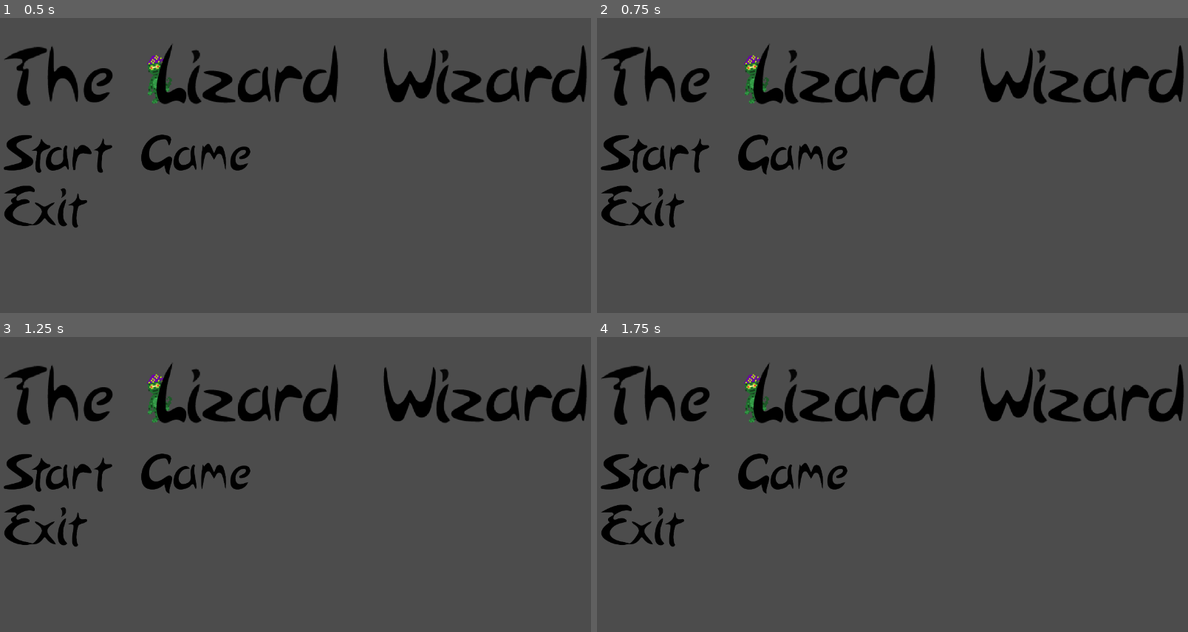
Above: before the commit, frames 1-4 (two rows, left to right).
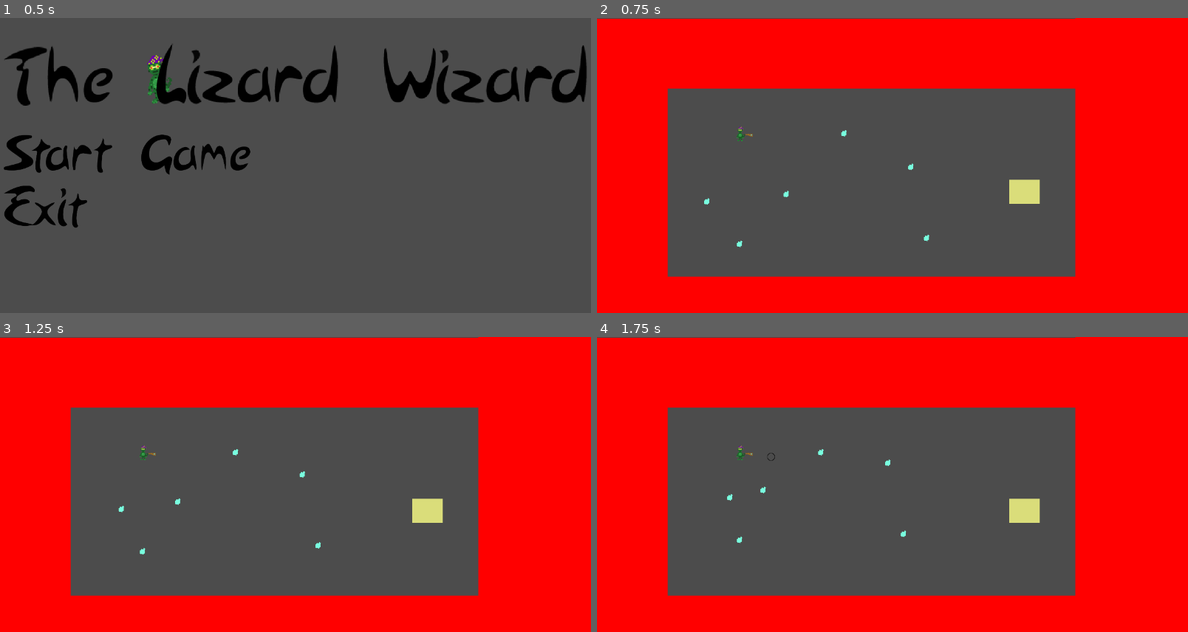
Above: after the commit, the same moments.

Repository: bentuttle2000/Game-Jam-F2021-2pm
Game: Godot game, scene res://Stages/StartScreen.tscn
Same seed, same stepped clock (60 frames per second), same inputs: the game is played once before the commit and once after it.
Inputs (mouse positions are in pixels of both pictures, inside the frame that each line leads up to):
- Up to frame 1 (0.5 s): no input
- Up to frame 2 (0.75 s): click (892, 153) at 0.5 s
- Up to frame 3 (1.25 s): no input
- Up to frame 4 (1.75 s): click (892, 472) at 1.27 s

Frame 1 is identical in both runs. In frame 2, 59% of the frame differs, in the area x 0-100%, y 0-100%; in frame 3, 59%; in frame 4, 59%.

Commit message:
Merged with Jacob

Diff:
--- /dev/null
+++ b/GameJam/Objects/Player.gd
@@ -0,0 +1,16 @@
+extends KinematicBody2D
+
+
+# Declare member variables here. Examples:
+# var a = 2
+# var b = "text"
+
+
+# Called when the node enters the scene tree for the first time.
+func _ready():
+	pass # Replace with function body.
+
+
+# Called every frame. 'delta' is the elapsed time since the previous frame.
+#func _process(delta):
+#	pass
--- a/GameJam/Objects/Player.tscn
+++ b/GameJam/Objects/Player.tscn
@@ -1,6 +1,7 @@
 [gd_scene load_steps=13 format=2]
 
-
+[ext_resource path="res://Assets/player Sprites/lizardwizard_1.png" type="Texture" id=1]
+[ext_resource path="res://Scripts/Player.gd" type="Script" id=2]
 [ext_resource path="res://Objects/Wand.tscn" type="PackedScene" id=3]
 [ext_resource path="res://Assets/player Sprites/lizardwizard_2.png" type="Texture" id=4]
 [ext_resource path="res://Assets/player Sprites/lizardwizard_0.png" type="Texture" id=5]
@@ -10,7 +11,31 @@
 [ext_resource path="res://Assets/player Sprites/playerDeath_3.png" type="Texture" id=9]
 [ext_resource path="res://Assets/player Sprites/playerDeath_2.png" type="Texture" id=10]
 
+[sub_resource type="RectangleShape2D" id=1]
+extents = Vector2( 10.1725, 15.6982 )
 
+[sub_resource type="SpriteFrames" id=2]
+animations = [ {
+"frames": [ ExtResource( 1 ) ],
+"loop": true,
+"name": "IdleUp",
+"speed": 5.0
+}, {
+"frames": [ ExtResource( 5 ) ],
+"loop": true,
+"name": "IdleDown",
+"speed": 5.0
+}, {
+"frames": [ ExtResource( 4 ) ],
+"loop": true,
+"name": "IdleRight",
+"speed": 5.0
+}, {
+"frames": [ ExtResource( 6 ), ExtResource( 7 ), ExtResource( 10 ), ExtResource( 9 ), ExtResource( 8 ) ],
+"loop": false,
+"name": "Dead",
+"speed": 12.0
+} ]
 
 [node name="Player" type="KinematicBody2D"]
 script = ExtResource( 2 )
--- a/GameJam/Stages/StartScreen.tscn
+++ b/GameJam/Stages/StartScreen.tscn
@@ -28,7 +28,7 @@
 [node name="VBoxContainer" type="VBoxContainer" parent="MarginContainer"]
 margin_top = 100.0
 margin_right = 2570.0
-margin_bottom = 842.0
+margin_bottom = 829.0
 size_flags_horizontal = 4
 custom_constants/separation = 115
 
